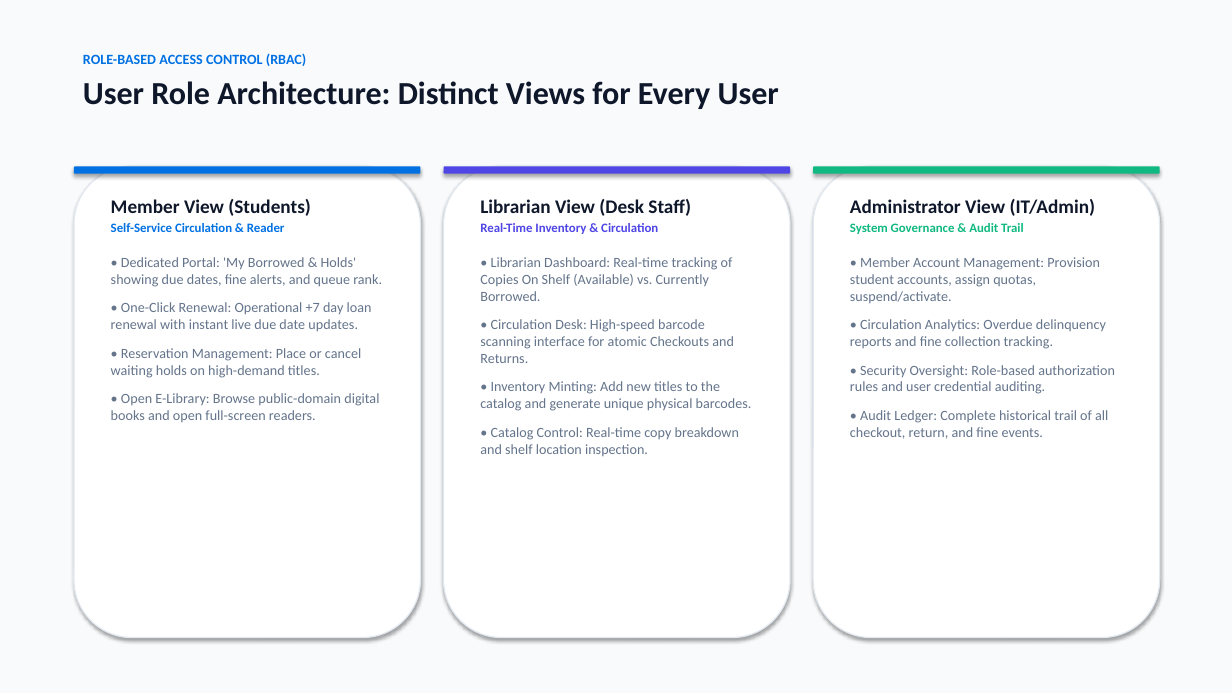
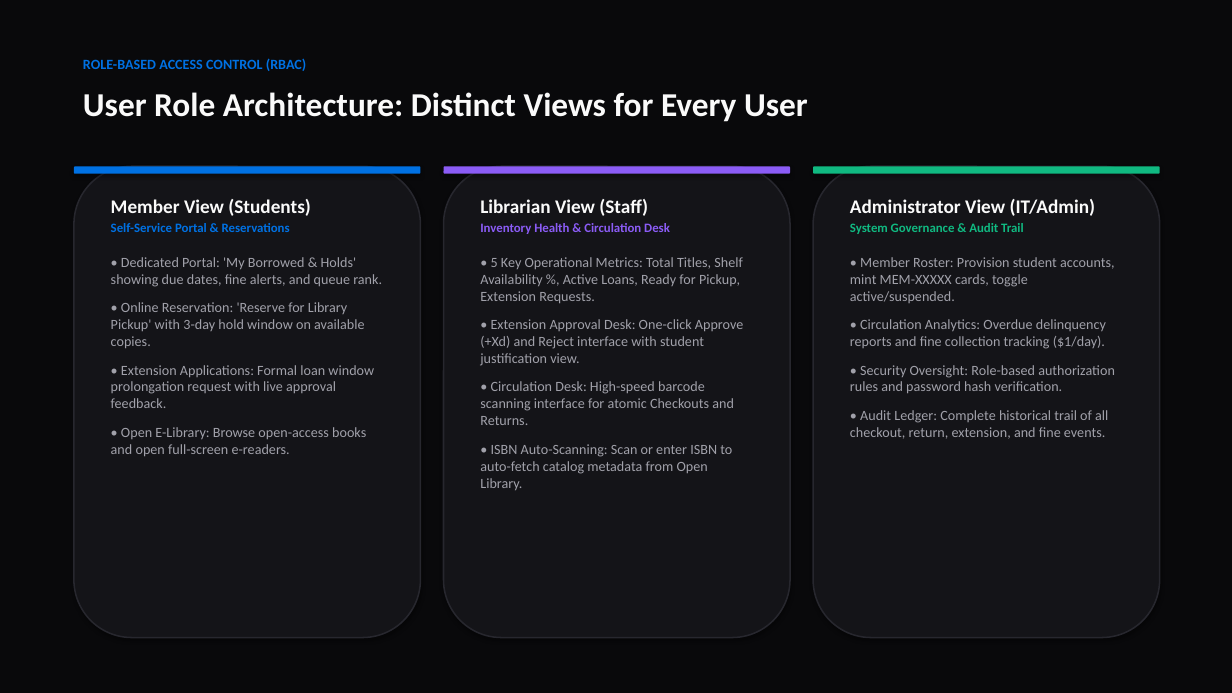
Before and after one commit to themellowhost/library-lending-system, a slide deck: slide 8 of Library_Lending_System_Presentation.pptx. Drawn at 1232x693 pixels with LibreOffice and Linux fonts; fonts in the diff are those of the drawing. Boxes give left, top, right and bottom in pixels: in the first picture for what was removed or moved away, otherwise in the second. Text is boxed around its words. In the diff, an @@ line names an element or a change of style, - is before the commit and + after.

Commit message:
docs: Make presentation 100% dark theme and embed high-res relational ER diagram

```diff
--- a/Library_Lending_System_Presentation.pptx
+++ b/Library_Lending_System_Presentation.pptx
@@ background #FFFFFF to #09090B @@
@@ rectangle removed at bbox=[0, 0, 1232, 693] @@
@@ text at bbox=[83, 53, 306, 66]: paragraph removed @@
-ROLE-BASED ACCESS CONTROL (RBAC)
@@ text added at bbox=[83, 58, 306, 71], 11 pt, text #0071E3, bold @@
+ROLE-BASED ACCESS CONTROL (RBAC)
@@ text "User Role Architecture: Distinct Views ...": place and size @@
-text "User Role Architecture: Distinct Views ..." at bbox=[83, 53, 779, 109]
+text "User Role Architecture: Distinct Views ..." at bbox=[83, 92, 808, 122]
@@ text "User Role Architecture: Distinct Views ..." at bbox=[83, 92, 808, 122]: size 25 to 26 pt, text colour #0F172A to #FAFAFA @@
@@ rounded rectangle at bbox=[444, 166, 790, 174]: fill #4F46E5 to #8B5CF6 @@
@@ fill #FFFFFF to #141418; outline #E2E8F0 1 pt to #27272E 1.2 pt in 3 elements at bbox=[74, 166, 421, 638], bbox=[444, 166, 790, 638], bbox=[813, 166, 1160, 638] @@
@@ text at bbox=[111, 199, 382, 287]: text colour #0F172A to #FAFAFA in "Member View (Students)"; text colour #64748B to #A1A1AA in "• Dedicated Portal: 'My Borrowed & Holds' ..." @@
@@ text at bbox=[480, 199, 743, 366]: text changed; text colour #64748B to #A1A1AA @@
-Librarian View (Desk Staff)
-Real-Time Inventory & Circulation
-• Librarian Dashboard: Real-time tracking of Copies On Shelf (Available) vs. Currently Borrowed.
+Librarian View (Staff)
+Inventory Health & Circulation Desk
+• 5 Key Operational Metrics: Total Titles, Shelf Availability %, Active Loans, Ready for Pickup, Extension Requests.
+• Extension Approval Desk: One-click Approve (+Xd) and Reject interface with student justification view.
@@ text at bbox=[850, 199, 1096, 216]: text colour #0F172A to #FAFAFA in "Administrator View (IT/Admin)" @@
@@ text at bbox=[111, 223, 290, 232]: text changed @@
-Self-Service Circulation & Reader
+Self-Service Portal & Reservations
@@ text at bbox=[850, 257, 1115, 439]: text changed; text colour #64748B to #A1A1AA @@
-• Member Account Management: Provision student accounts, assign quotas, suspend/activate.
-• Circulation Analytics: Overdue delinquency reports and fine collection tracking.
-• Security Oversight: Role-based authorization rules and user credential auditing.
-• Audit Ledger: Complete historical trail of all checkout, return, and fine events.
+• Member Roster: Provision student accounts, mint MEM-XXXXX cards, toggle active/suspended.
+• Circulation Analytics: Overdue delinquency reports and fine collection tracking ($1/day).
+• Security Oversight: Role-based authorization rules and password hash verification.
+• Audit Ledger: Complete historical trail of all checkout, return, extension, and fine events.
@@ text at bbox=[111, 302, 374, 456]: text changed; text colour #64748B to #A1A1AA @@
-• One-Click Renewal: Operational +7 day loan renewal with instant live due date updates.
-• Reservation Management: Place or cancel waiting holds on high-demand titles.
-• Open E-Library: Browse public-domain digital books and open full-screen readers.
+• Online Reservation: 'Reserve for Library Pickup' with 3-day hold window on available copies.
+• Extension Applications: Formal loan window prolongation request with live approval feedback.
+• Open E-Library: Browse open-access books and open full-screen e-readers.
@@ text at bbox=[480, 381, 734, 425]: text colour #64748B to #A1A1AA in "• Circulation Desk: High-speed barcode scanning interface ..." @@
@@ text at bbox=[480, 444, 732, 490]: text changed; text colour #64748B to #A1A1AA @@
-• Inventory Minting: Add new titles to the catalog and generate unique physical barcodes.
-• Catalog Control: Real-time copy breakdown and shelf location inspection.
+• ISBN Auto-Scanning: Scan or enter ISBN to auto-fetch catalog metadata from Open Library.
```
Also in this commit, not shown: 7 other slides changed, 2 slides added, 2 slides removed, 3 other files.
